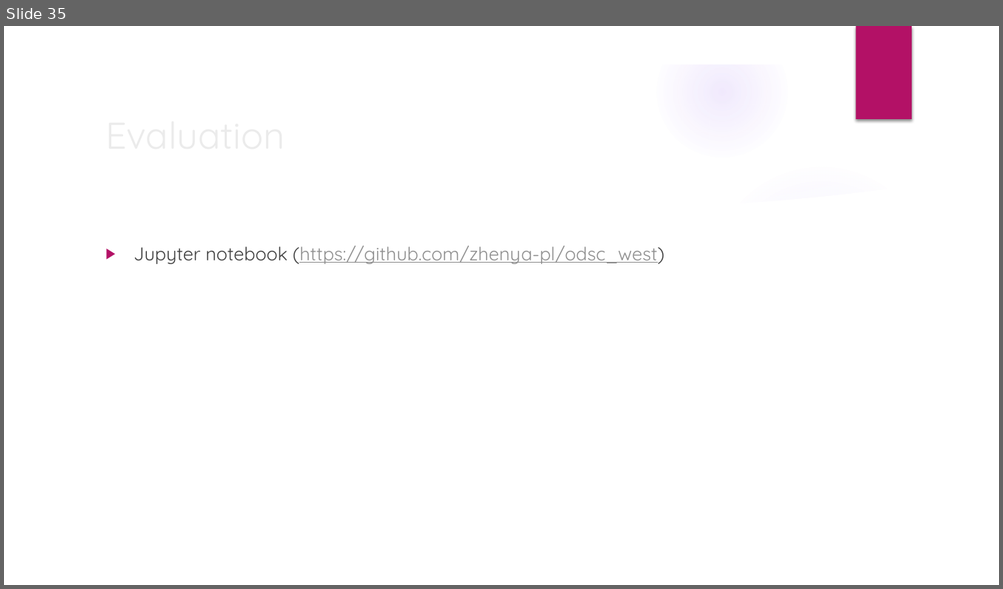
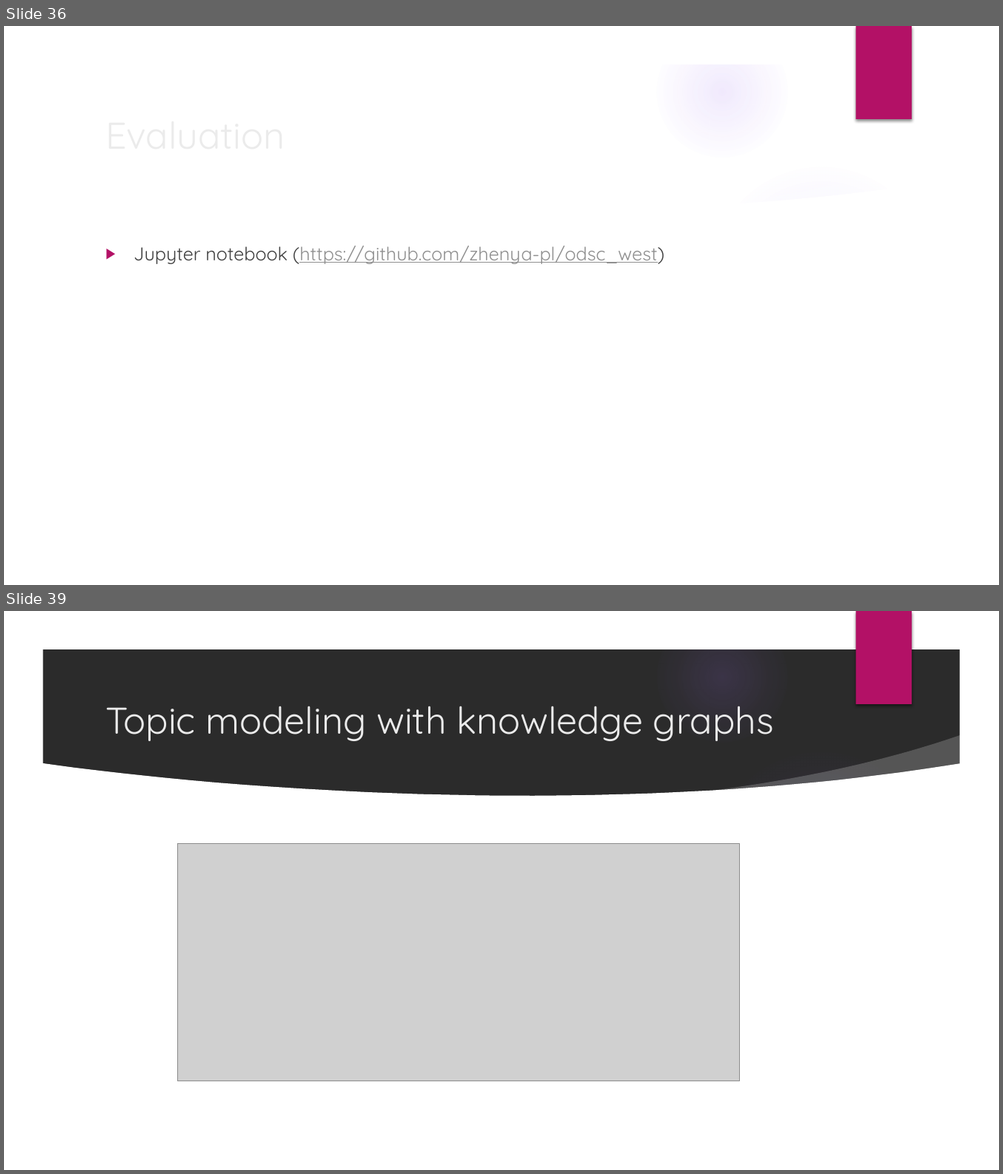
Before and after one commit to zhenya-pl/odsc_west, a slide deck: Introduction to NLP and topic modeling.pptx. Shown one above the other, each under a label of ours: slide 35 before the commit, slides 36 and 39 after it; the slides between them are not shown. The pictures are 1003x589 and 1003x1174 pixels, drawn with LibreOffice and Linux fonts; fonts in the diff are those of the drawing; grey boxes stand for pictures; background and template pictures are left out; a plain dark background stands for a picture behind light text. Boxes give left, top, right and bottom in pixels: in the first picture for what was removed or moved away, otherwise in the second. Text is boxed around its words. In the diff, an @@ line names an element or a change of style, - is before the commit and + after.

```diff
--- a/Introduction to NLP and topic modeling.pptx
+++ b/Introduction to NLP and topic modeling.pptx
@@ slide 39 added at (4, 611, 999, 1170), background picture (left out); not listed: 9 template elements that a slide beside it also shows @@
@@ title added at (105, 706, 774, 741), 36 pt, text #EBEBEB @@
+Topic modeling with knowledge graphs
@@ picture added at (177, 844, 739, 1082) @@
@@ what was slide 35 is now slide 36 @@
```
Also in this commit, not shown: 3 slides changed, 5 other slides added.
